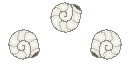
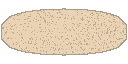
Revision of a layered 128 × 64 image; what changed, layer by layer:
hid "Snail", painted on it over [8, 2, 122, 60]
showed "BugBody", painted on it over [1, 8, 127, 56]
